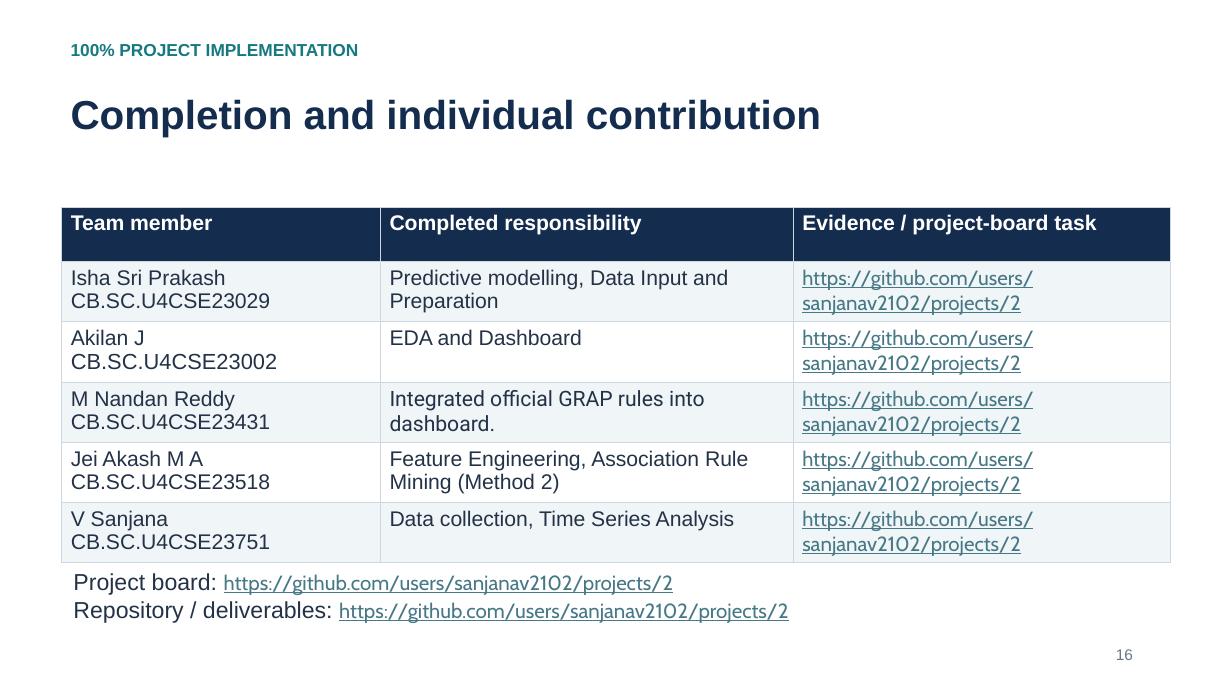
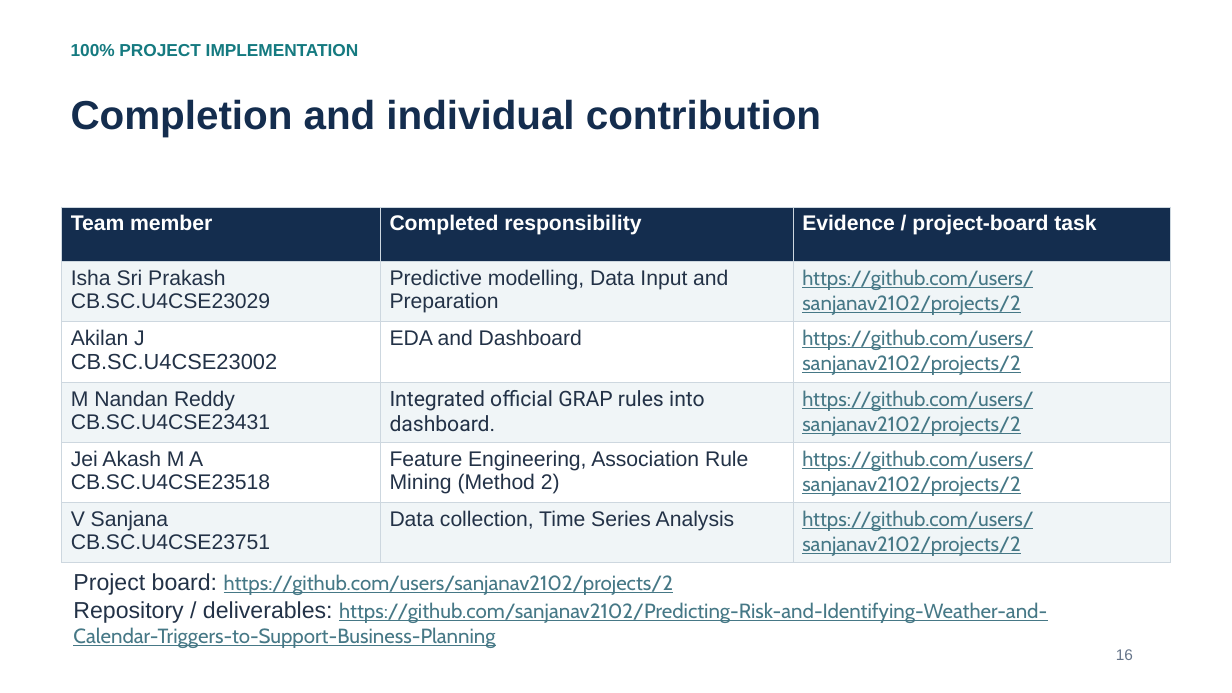
Before and after one commit to Akilan-J/Predicting-Risk-and-Identifying-Weather-and-Calendar-Triggers-to-Support-Business-Planning, a slide deck: slide 31 of Final_Project_Presentation.pptx. Drawn at 1232x693 pixels with LibreOffice and Linux fonts; fonts in the diff are those of the drawing. Boxes give left, top, right and bottom in pixels: in the first picture for what was removed or moved away, otherwise in the second. Text is boxed around its words. In the diff, an @@ line names an element or a change of style, - is before the commit and + after.

```diff
--- a/Final_Project_Presentation.pptx
+++ b/Final_Project_Presentation.pptx
@@ text at [73, 601, 1047, 648]: text changed @@
-Repository / deliverables: https://github.com/users/sanjanav2102/projects/2
+Repository / deliverables: https://github.com/sanjanav2102/Predicting-Risk-and-Identifying-Weather-and-Calendar-Triggers-to-Support-Business-Planning
```
Also in this commit, not shown: 4 other slides changed, 9 other files.
